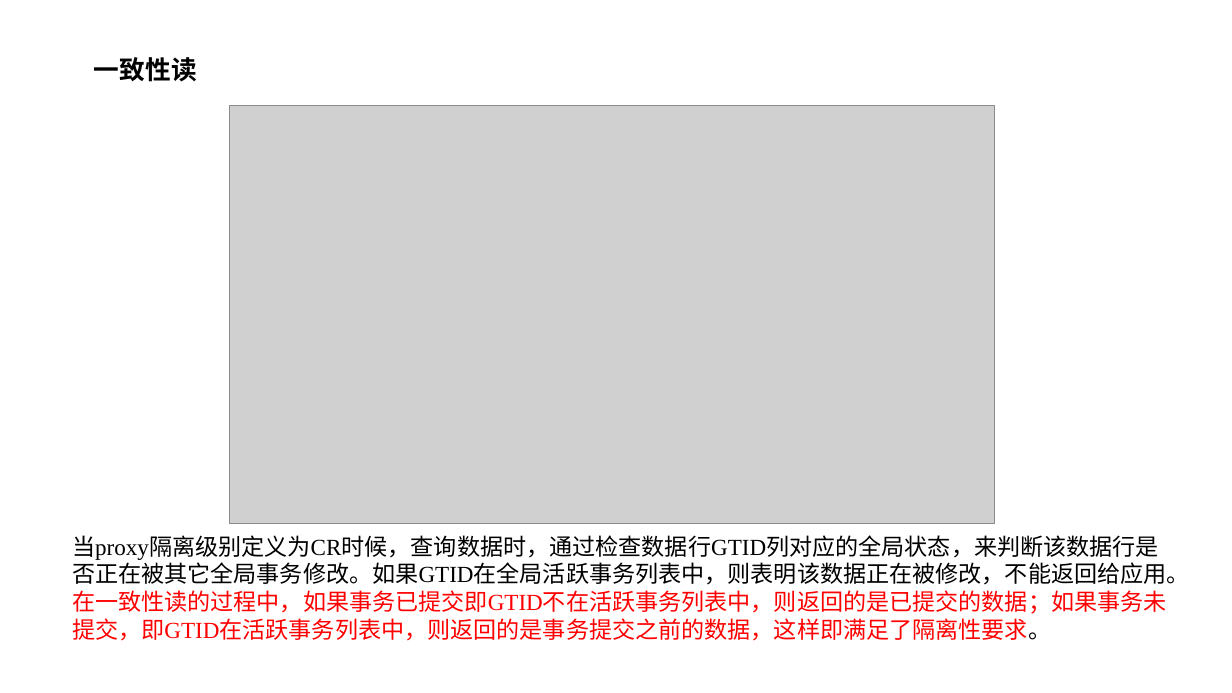
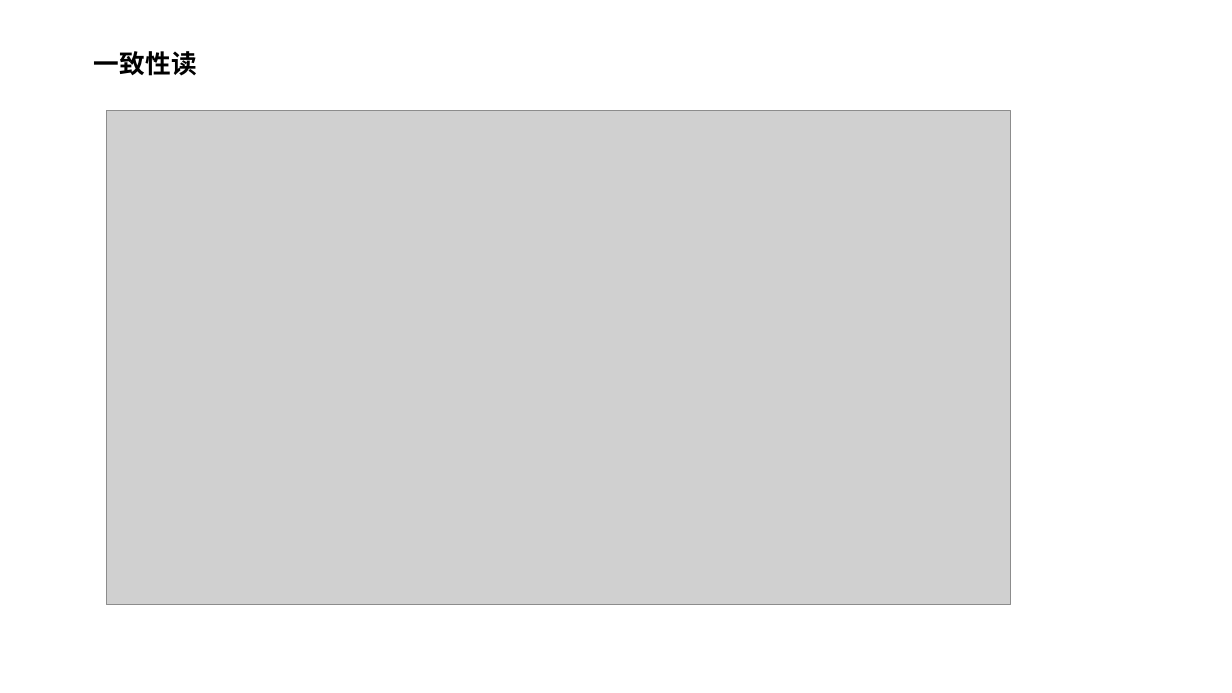
Before and after one commit to yedushusheng/mysql-learning, a slide deck: slide 18 of 28. OLTP/GoldenDB分布式数据库.pptx. Drawn at 1232x693 pixels with LibreOffice and Linux fonts; fonts in the diff are those of the drawing; grey boxes stand for pictures. Boxes give left, top, right and bottom in pixels: in the first picture for what was removed or moved away, otherwise in the second. Text is boxed around its words. In the diff, an @@ line names an element or a change of style, - is before the commit and + after.

```diff
--- a/28. OLTP/GoldenDB分布式数据库.pptx
+++ b/28. OLTP/GoldenDB分布式数据库.pptx
@@ title "一致性读": place and size @@
-title "一致性读" at (94,57,197,82)
+title "一致性读" at (94,51,197,76)
@@ picture: place and size @@
-picture at (230,105,995,523)
+picture at (106,111,1010,604)
@@ text removed at (72,535,1190,641) @@
-当proxy隔离级别定义为CR时候，查询数据时，通过检查数据行GTID列对应的全局状态，来判断该数据行是否正在被其它全局事务修改。如果GTID在全局活跃事务列表中，则表明该数据正在被修改，不能返回给应用。
-在一致性读的过程中，如果事务已提交即GTID不在活跃事务列表中，则返回的是已提交的数据；如果事务未提交，即GTID在活跃事务列表中，则返回的是事务提交之前的数据，这样即满足了隔离性要求。
```
Also in this commit, not shown: 23 other slides changed, 4 slides added, 6 slides removed.
